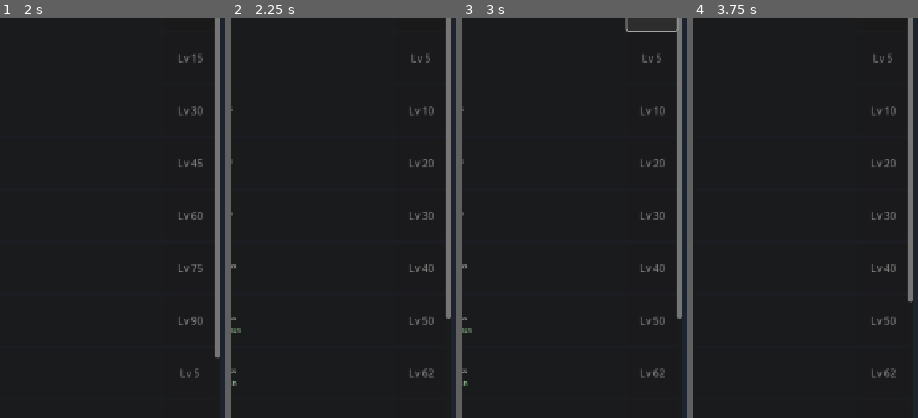
Above: before the commit, frames 1-4 (left to right).
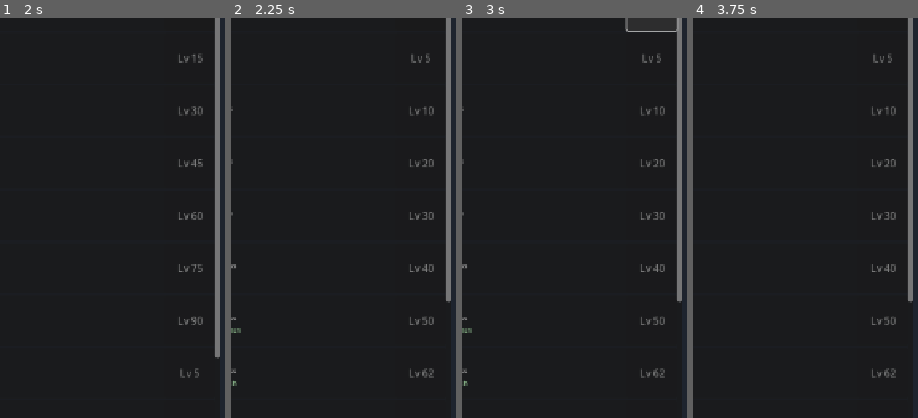
Above: after the commit, the same moments.

Repository: fahmed93/idlescapers
Game: Godot game, scene res://scenes/main.tscn
Same seed, same stepped clock (60 frames per second), same inputs: the game is played once before the commit and once after it.
Inputs:
- Up to frame 1 (2 s): click "Fishing Lv. 1" at 0.5 s; click "Woodcutting Lv. 1" at 1.25 s
- Up to frame 2 (2.25 s): click "Cooking Lv. 1" at 2 s
- Up to frame 3 (3 s): click "Train" at 2.75 s
- Up to frame 4 (3.75 s): click "Fishing Lv. 1" at 3.5 s
The pictures show only the part of the screen within x 50-100%, y 16-66%; the shares and areas given below are measured in that part.

Frame 1 is identical in both runs. In frame 2, 0.1% of the frame differs, in the area x 95-98%, y 70-76%; in frame 3, 0.1%; in frame 4, nothing differs.

Commit message:
Add missing 10th cooking method (cook kraken tentacle at level 95)
Co-authored-by: fahmed93 <4407704+fahmed93@users.noreply.github.com>

Diff:
--- a/autoload/game_manager.gd
+++ b/autoload/game_manager.gd
@@ -723,6 +723,18 @@
 	cook_sailfish.success_rate = 0.93
 	methods.append(cook_sailfish)
 
+	var cook_kraken_tentacle := TrainingMethodData.new()
+	cook_kraken_tentacle.id = "cook_kraken_tentacle"
+	cook_kraken_tentacle.name = "Cook Kraken Tentacle"
+	cook_kraken_tentacle.description = "Cook a legendary kraken tentacle into an ultimate feast."
+	cook_kraken_tentacle.level_required = 95
+	cook_kraken_tentacle.xp_per_action = 300.0
+	cook_kraken_tentacle.action_time = 5.0
+	cook_kraken_tentacle.consumed_items = {"kraken_tentacle": 1}
+	cook_kraken_tentacle.produced_items = {"cooked_kraken_tentacle": 1}
+	cook_kraken_tentacle.success_rate = 0.96
+	methods.append(cook_kraken_tentacle)
+
 	return methods
 
 ## Get current skill level
--- a/autoload/inventory.gd
+++ b/autoload/inventory.gd
@@ -63,6 +63,7 @@
 	_add_item("cooked_manta_ray", "Cooked Manta Ray", "An exotic cooked manta ray.", ItemData.ItemType.CONSUMABLE, 440)
 	_add_item("cooked_sea_turtle", "Cooked Sea Turtle", "A rare cooked sea turtle.", ItemData.ItemType.CONSUMABLE, 700)
 	_add_item("cooked_sailfish", "Cooked Sailfish", "A premium cooked sailfish.", ItemData.ItemType.CONSUMABLE, 1100)
+	_add_item("cooked_kraken_tentacle", "Cooked Kraken Tentacle", "An ultimate cooked kraken feast.", ItemData.ItemType.CONSUMABLE, 1600)
 
 	# Logs
 	_add_item("logs", "Logs", "Standard wooden logs.", ItemData.ItemType.RAW_MATERIAL, 5)
